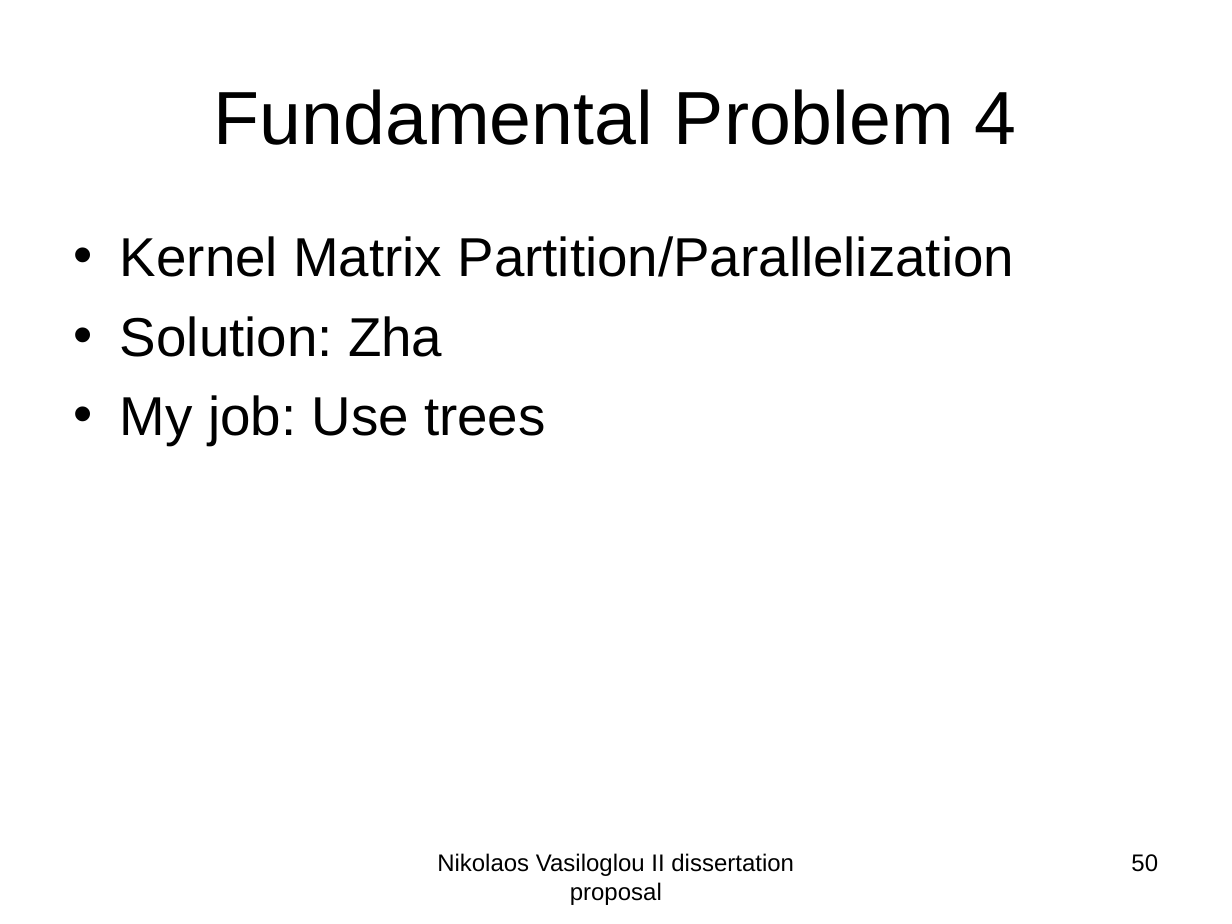
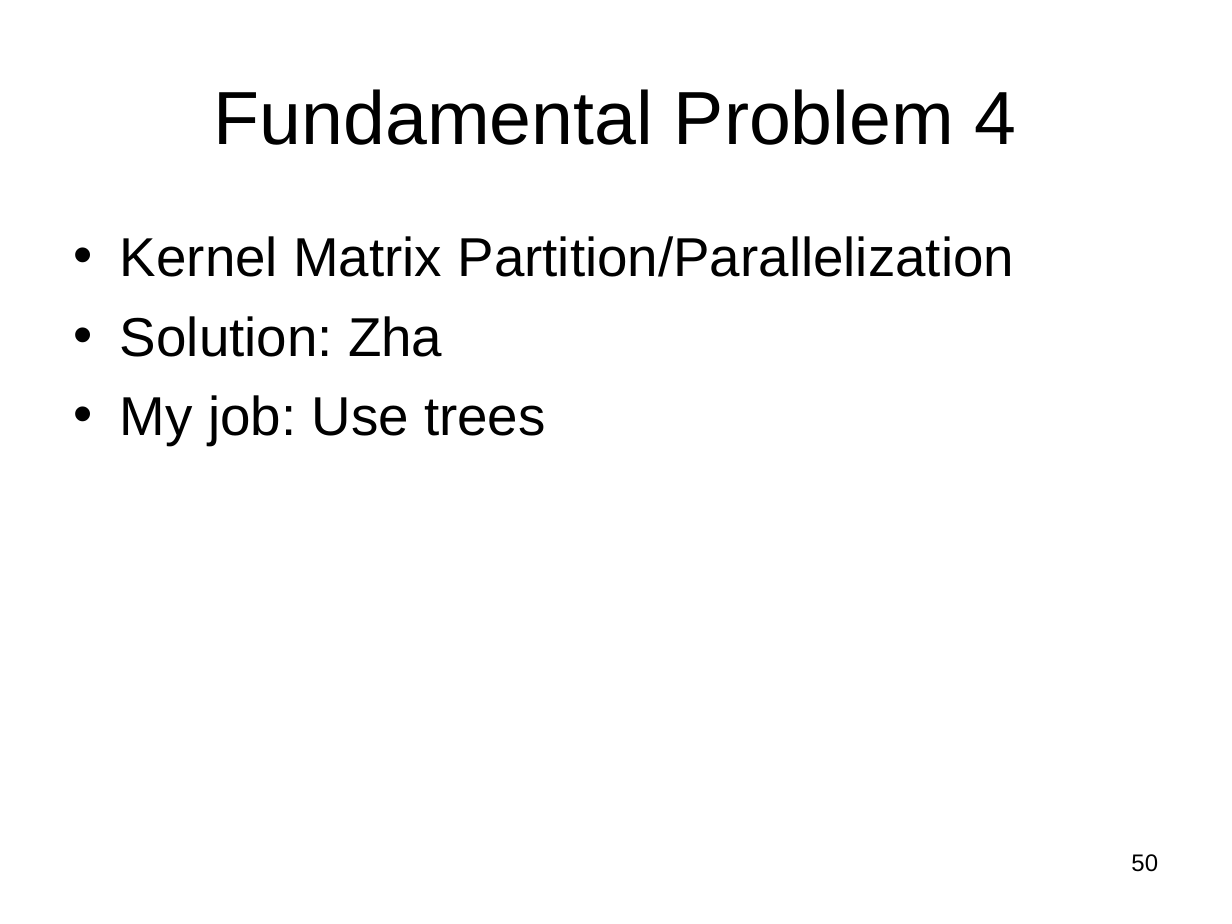
Before and after one commit to subailong/mlpack, a slide deck: slide 50 of fastlib/u/nvasil/docs/proposal/proposal.ppt. Drawn at 1232x924 pixels with LibreOffice and Linux fonts; fonts in the diff are those of the drawing. Boxes give left, top, right and bottom in pixels: in the first picture for what was removed or moved away, otherwise in the second. Text is boxed around its words. In the diff, an @@ line names an element or a change of style, - is before the commit and + after.

```diff
--- a/fastlib/u/nvasil/docs/proposal/proposal.ppt
+++ b/fastlib/u/nvasil/docs/proposal/proposal.ppt
@@ text removed at bbox=[437, 853, 794, 905] @@
-Nikolaos Vasiloglou II dissertation proposal
```
Also in this commit, not shown: 50 other slides changed, 2 slides added.
